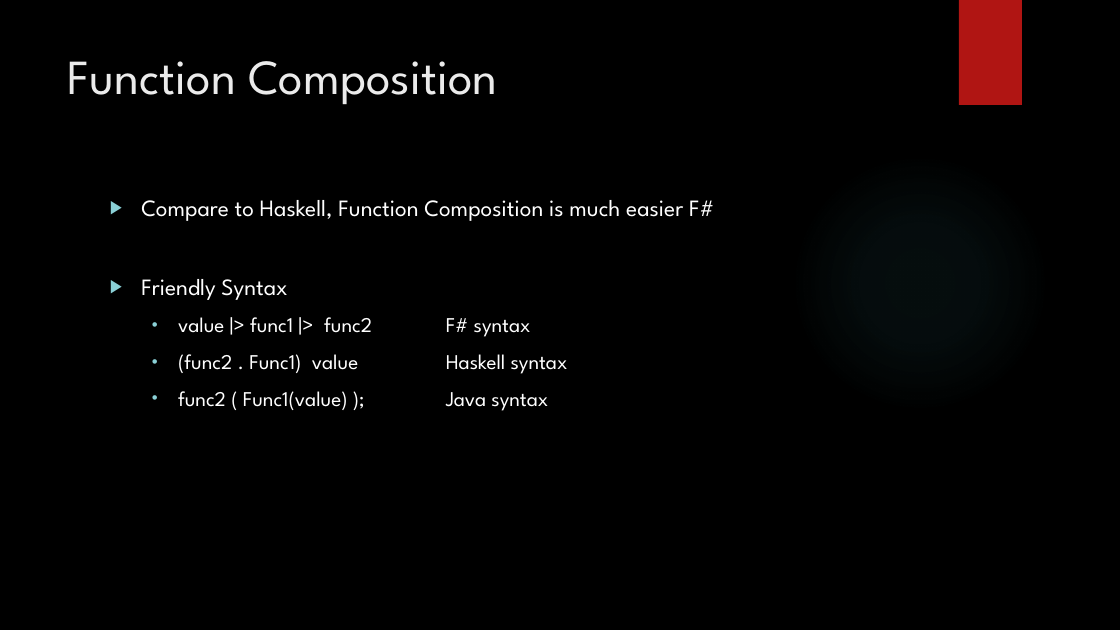
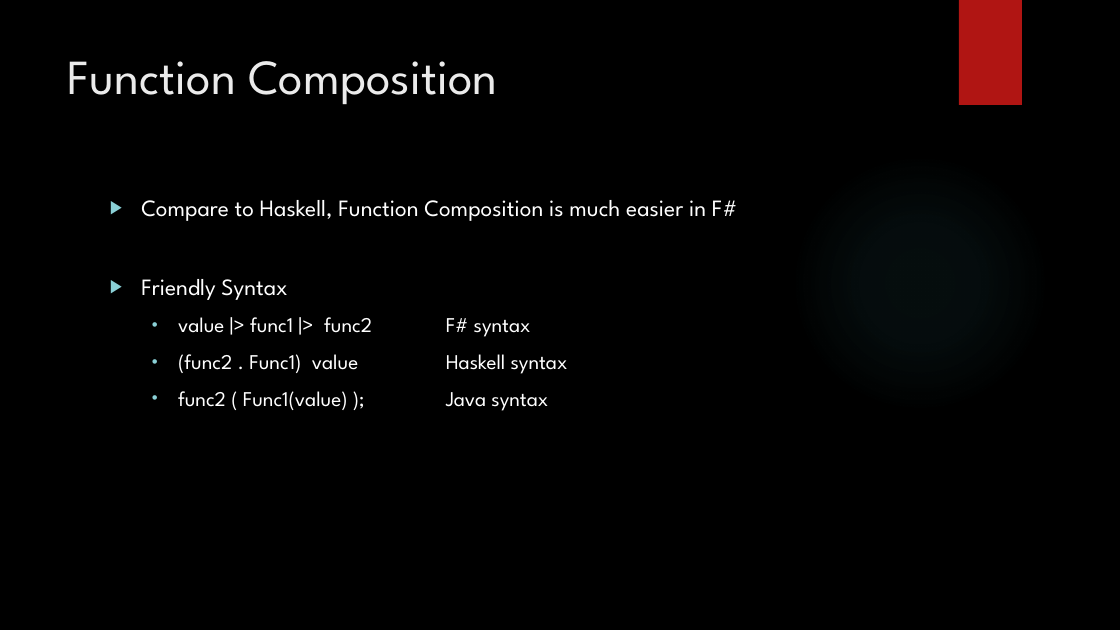
Before and after one commit to 372groupproject/milestones-team31-juepingwang-cameron168, a slide deck: slide 9 of presentation.pptx. Drawn at 1120x630 pixels with LibreOffice and Linux fonts; fonts in the diff are those of the drawing; background and template pictures are left out. Boxes give left, top, right and bottom in pixels: in the first picture for what was removed or moved away, otherwise in the second. Text is boxed around its words. In the diff, an @@ line names an element or a change of style, - is before the commit and + after.

```diff
--- a/presentation.pptx
+++ b/presentation.pptx
@@ text at (141,200,737,221): text changed @@
-▶ Compare to Haskell, Function Composition is much easier F#
+▶ Compare to Haskell, Function Composition is much easier in F#
```
Also in this commit, not shown: 1 other slide changed, 3 other files.
